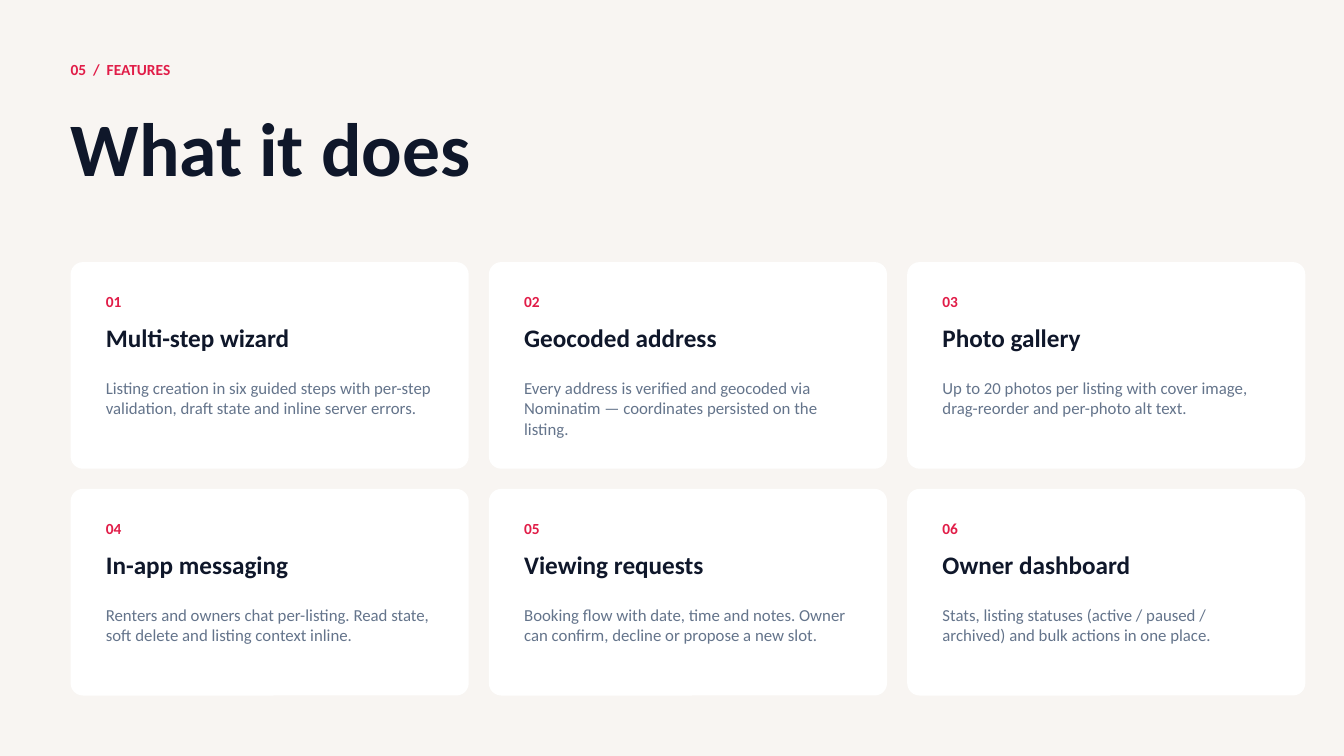
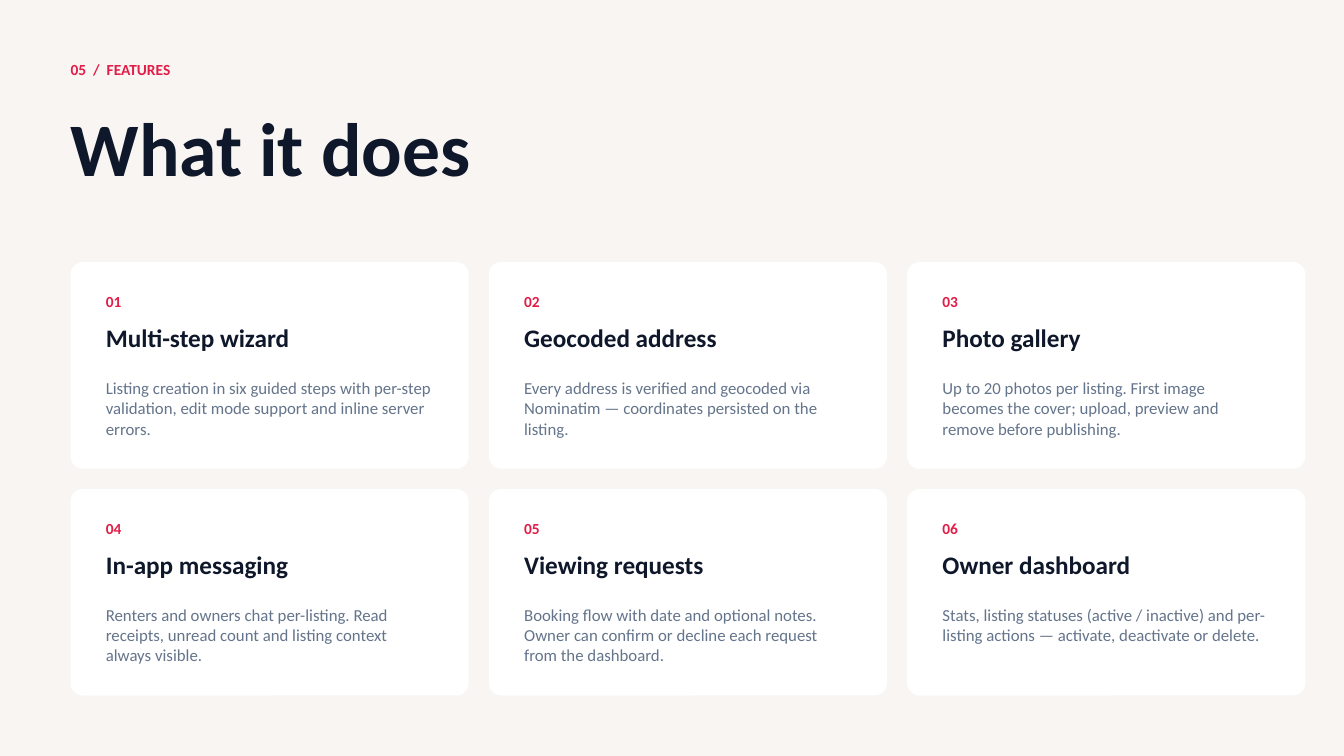
Before and after one commit to opoiasnik/FSA-BE, a slide deck: slide 6 of docs/presentation/FSA-Rental-Presentation.pptx. Drawn at 1344x756 pixels with LibreOffice and Linux fonts; fonts in the diff are those of the drawing. Boxes give left, top, right and bottom in pixels: in the first picture for what was removed or moved away, otherwise in the second. Text is boxed around its words. In the diff, an @@ line names an element or a change of style, - is before the commit and + after.

```diff
--- a/docs/presentation/FSA-Rental-Presentation.pptx
+++ b/docs/presentation/FSA-Rental-Presentation.pptx
@@ text at (106, 382, 431, 435): text changed @@
-Listing creation in six guided steps with per-step validation, draft state and inline server errors.
+Listing creation in six guided steps with per-step validation, edit mode support and inline server errors.
@@ text at (942, 382, 1219, 438): text changed @@
-Up to 20 photos per listing with cover image, drag-reorder and per-photo alt text.
+Up to 20 photos per listing. First image becomes the cover; upload, preview and remove before publishing.
@@ text at (106, 609, 388, 664): text changed @@
-Renters and owners chat per-listing. Read state, soft delete and listing context inline.
+Renters and owners chat per-listing. Read receipts, unread count and listing context always visible.
@@ text at (524, 609, 817, 661): text changed @@
-Booking flow with date, time and notes. Owner can confirm, decline or propose a new slot.
+Booking flow with date and optional notes. Owner can confirm or decline each request from the dashboard.
@@ text at (942, 609, 1265, 644): text changed @@
-Stats, listing statuses (active / paused / archived) and bulk actions in one place.
+Stats, listing statuses (active / inactive) and per-listing actions — activate, deactivate or delete.
```
Also in this commit, not shown: 5 other slides changed, 3 slides added, 3 slides removed, 11 other files.
